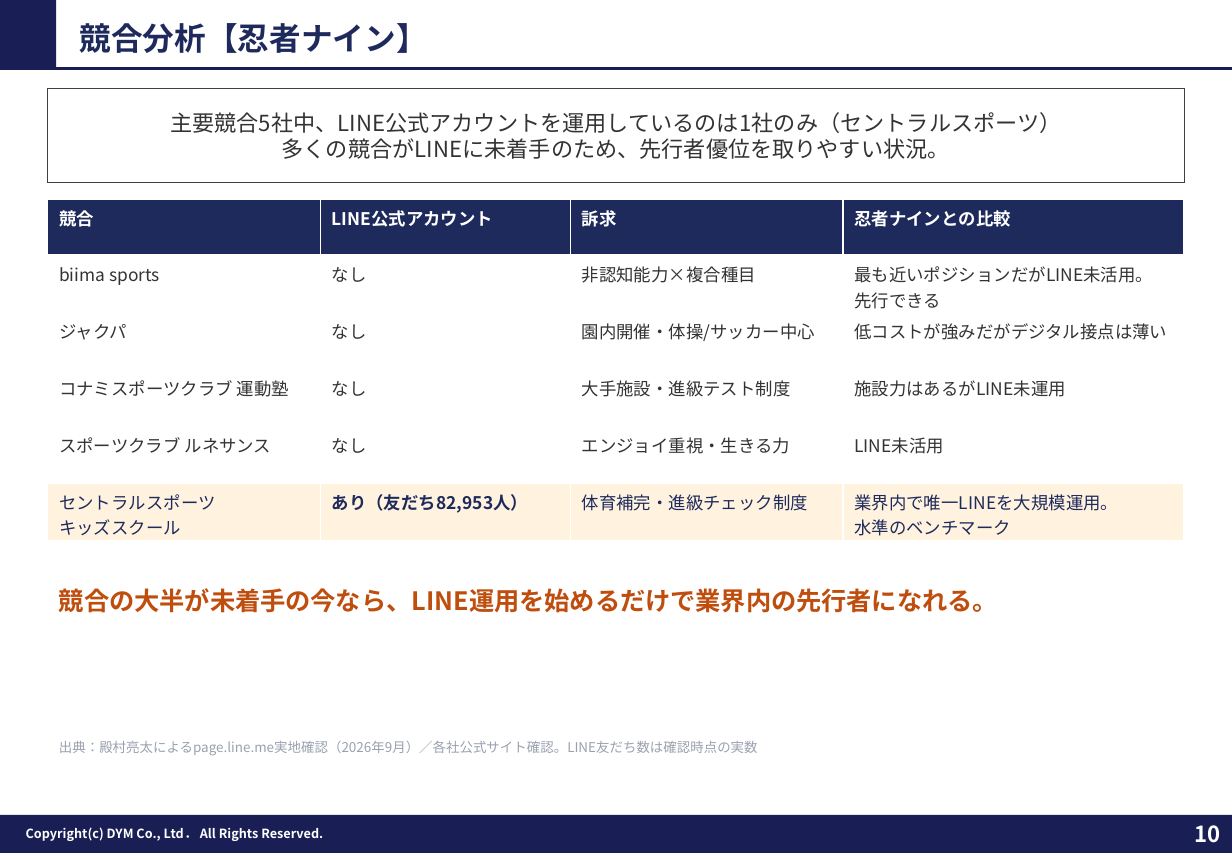
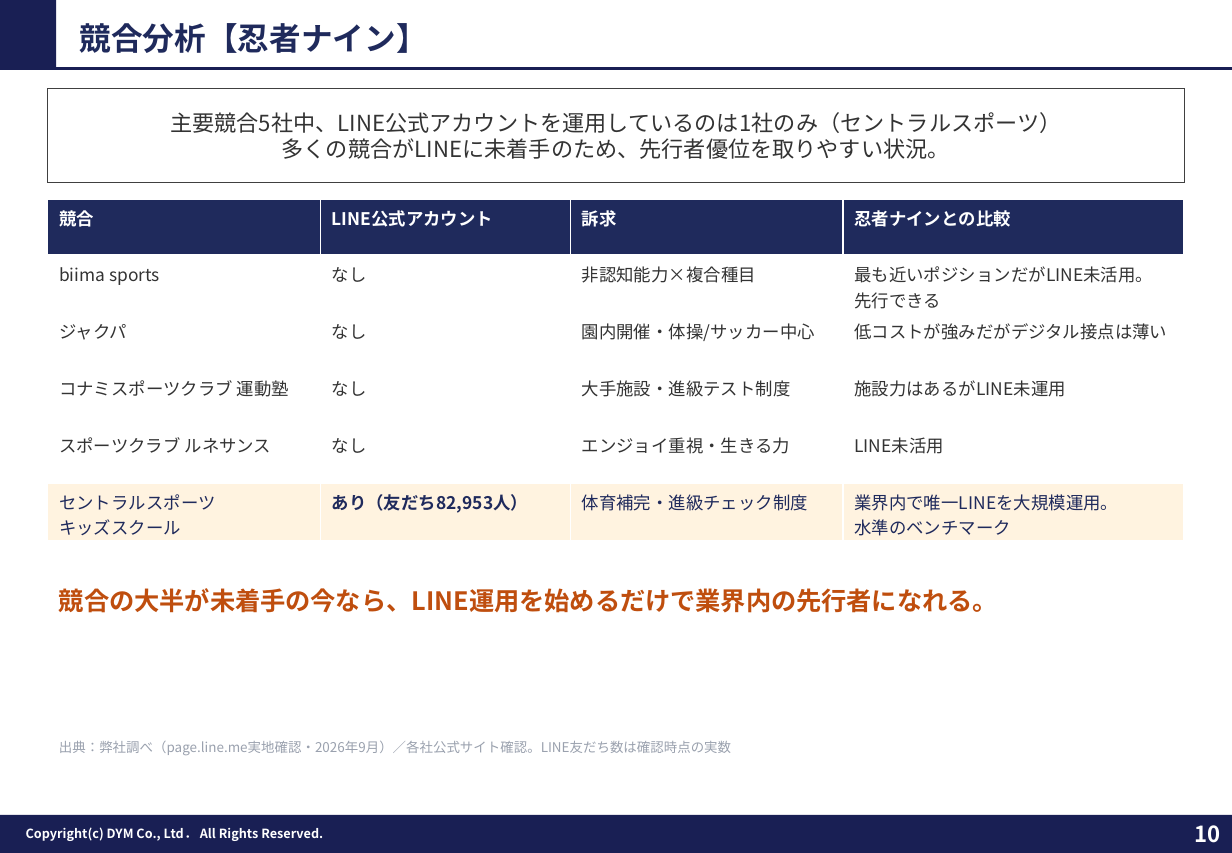
Before and after one commit to tonomura-r-dev/folder, a slide deck: slide 10 of 202609_株式会社やる気スイッチグループ御中_LINE公式アカウント運用のご提案_ver2.pptx. Drawn at 1232x853 pixels with LibreOffice and Linux fonts; fonts in the diff are those of the drawing; background and template pictures are left out. Boxes give left, top, right and bottom in pixels: in the first picture for what was removed or moved away, otherwise in the second. Text is boxed around its words. In the diff, an @@ line names an element or a change of style, - is before the commit and + after.

```diff
--- a/202609_株式会社やる気スイッチグループ御中_LINE公式アカウント運用のご提案_ver2.pptx
+++ b/202609_株式会社やる気スイッチグループ御中_LINE公式アカウント運用のご提案_ver2.pptx
@@ text at bbox=[59, 741, 731, 755]: text changed @@
-出典：殿村亮太によるpage.line.me実地確認（2026年9月）／各社公式サイト確認。LINE友だち数は確認時点の実数
+出典：弊社調べ（page.line.me実地確認・2026年9月）／各社公式サイト確認。LINE友だち数は確認時点の実数
```
Also in this commit, not shown: 4 other slides changed.
